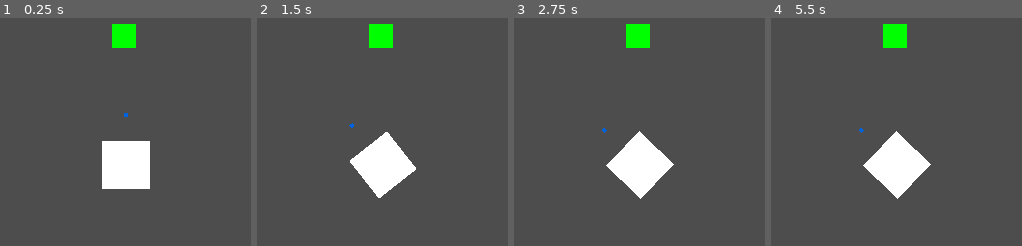
Above: before the commit, frames 1-4 (left to right).
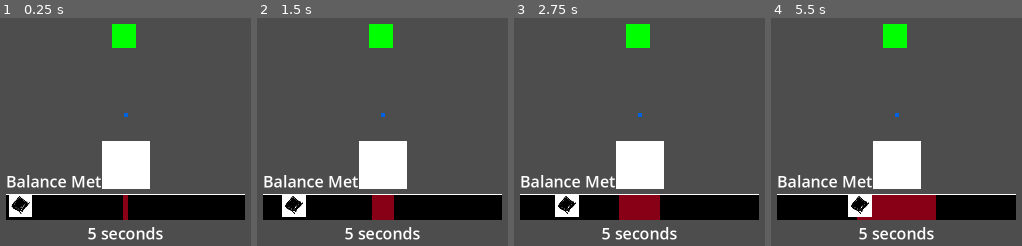
Above: after the commit, the same moments.

Repository: AndrewJDGalga/ggj2024
Game: Godot game, scene res://levels/testaj.tscn
Two runs of this game, one before a commit and one after it. Both use one fixed random seed, a clock stepped at 60 frames per second and the inputs below. The project has no main scene, so this scene is started directly.
Inputs:
- Up to frame 1 (0.25 s): no input
- Up to frame 2 (1.5 s): hold Up (action1) 0.53-1.28 s; tap Down (action2) at 1.35 s
- Up to frame 3 (2.75 s): hold Up (action1) from 2.03 s (still down)
- Up to frame 4 (5.5 s): release Up (action1) at 2.78 s; tap Down (action2) at 2.85, 4.35 s; hold Up (action1) 3.53-4.28 s; hold Up (action1) from 5.03 s (still down)

The runs differ from the first frame. In frame 1, 13% of the frame differs, in the area x 2-98%, y 68-98%; in frame 2, 14%; in frame 3, 14%, in the area x 2-98%, y 41-98%; in frame 4, 14%.

Commit message:
fishing zone sizing + added meter to player scene

Diff:
--- a/UI/BalanceMeter.gd
+++ b/UI/BalanceMeter.gd
@@ -3,12 +3,9 @@
 var TimeUnits = "seconds"
 var new_percent = 0 # testing var for debug
 
-# Called when the node enters the scene tree for the first time.
 func _ready():
 	set_balance_meter_time(5);
-	pass # Replace with function body.
 
-# Called every frame. 'delta' is the elapsed time since the previous frame.
 func _process(delta):
 	step_debug_meter()
 
--- /dev/null
+++ b/components/fishing_zone.gd
@@ -0,0 +1,9 @@
+extends Area2D
+
+@onready var col = $CollisionShape2D
+##Range of difficulty, where 1 is hardest and 3 is easiest
+@export_range(1,5) var ease_rating:int
+@export var base_size:float = 16
+
+func _ready():
+	col.shape.radius = base_size * ease_rating
--- a/components/fishing_zone.tscn
+++ b/components/fishing_zone.tscn
@@ -1,4 +1,6 @@
-[gd_scene load_steps=2 format=3 uid="uid://bgouue1wlme4b"]
+[gd_scene load_steps=3 format=3 uid="uid://bgouue1wlme4b"]
+
+[ext_resource type="Script" path="res://components/fishing_zone.gd" id="1_ituyp"]
 
 [sub_resource type="CircleShape2D" id="CircleShape2D_rcrbo"]
 radius = 32.0
@@ -6,6 +8,7 @@
 [node name="fishing_zone" type="Area2D"]
 collision_layer = 2
 collision_mask = 4
+script = ExtResource("1_ituyp")
 
 [node name="CollisionShape2D" type="CollisionShape2D" parent="."]
 shape = SubResource("CircleShape2D_rcrbo")
--- a/entities/curtis.gd
+++ b/entities/curtis.gd
@@ -2,6 +2,7 @@
 
 @onready var lure = $fishing_lure
 @onready var anim_player = $AnimationPlayer
+@onready var catch_meter = $FishCatchMeter
 @export var game_manager:Game_Manager
 @export var turn_speed := 2.0
 ##rotation limit for player's line + accuracy mod
@@ -40,10 +41,11 @@
 				game_manager.cur_state = game_manager.PLAY_STATE.LINE_UP
 			game_manager.PLAY_STATE.CAST_SUCCEED:
 				print("cast success!")
+				game_manager.cur_state = game_manager.PLAY_STATE.CATCHING
+			game_manager.PLAY_STATE.CATCHING:
+				pass
 			game_manager.PLAY_STATE.CATCH_SUCCEED:
 				print("Caught!")
-			game_manager.PLAY_STATE.CATCHING:
-				pass
 			game_manager.PLAY_STATE.TEST:
 				cur_throw_power = -50
 				anim_player.play("toss_lure")
--- a/entities/curtis.tscn
+++ b/entities/curtis.tscn
@@ -1,7 +1,8 @@
-[gd_scene load_steps=6 format=3 uid="uid://crmbqldvypv24"]
+[gd_scene load_steps=7 format=3 uid="uid://crmbqldvypv24"]
 
 [ext_resource type="Script" path="res://entities/curtis.gd" id="1_7lmy5"]
 [ext_resource type="PackedScene" uid="uid://b6eadiimgwj4m" path="res://components/fishing_lure.tscn" id="2_gos2j"]
+[ext_resource type="PackedScene" uid="uid://en2xq5wxjh10" path="res://UI/balance_meter.tscn" id="3_kl8f3"]
 
 [sub_resource type="CircleShape2D" id="CircleShape2D_7g544"]
 radius = 24.0
@@ -35,5 +36,12 @@
 "": SubResource("AnimationLibrary_lq06r")
 }
 
+[node name="FishCatchMeter" parent="." instance=ExtResource("3_kl8f3")]
+offset_left = -120.0
+offset_top = 5.0
+offset_right = 359.0
+offset_bottom = 154.0
+scale = Vector2(0.5, 0.5)
+
 [connection signal="area_entered" from="fishing_lure" to="." method="_on_fishing_lure_area_entered"]
 [connection signal="animation_finished" from="AnimationPlayer" to="." method="_on_animation_player_animation_finished"]
--- a/levels/testaj.tscn
+++ b/levels/testaj.tscn
@@ -31,3 +31,4 @@
 
 [node name="fishing_zone" parent="." instance=ExtResource("3_6qolk")]
 position = Vector2(307, 584)
+ease_rating = 5
